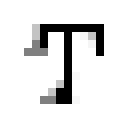
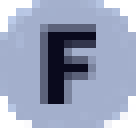
Layers edited between the first and the second 136×128 image:
added layer "F" above "Major layer" over [40, 24, 96, 104]
hid "Major layer", painted on it over [0, 0, 104, 128]
showed "Background to see", painted on it over [0, 0, 136, 128]
